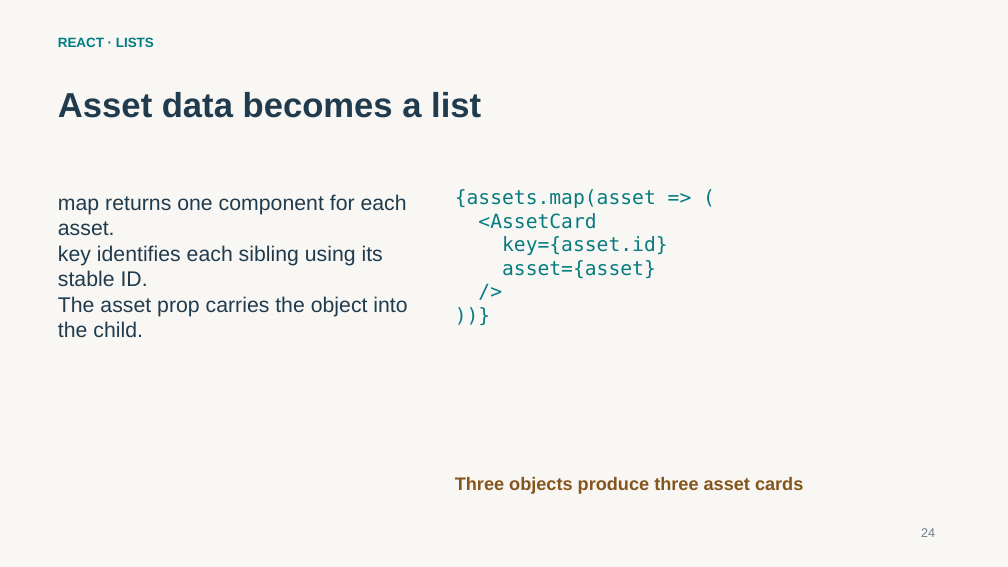
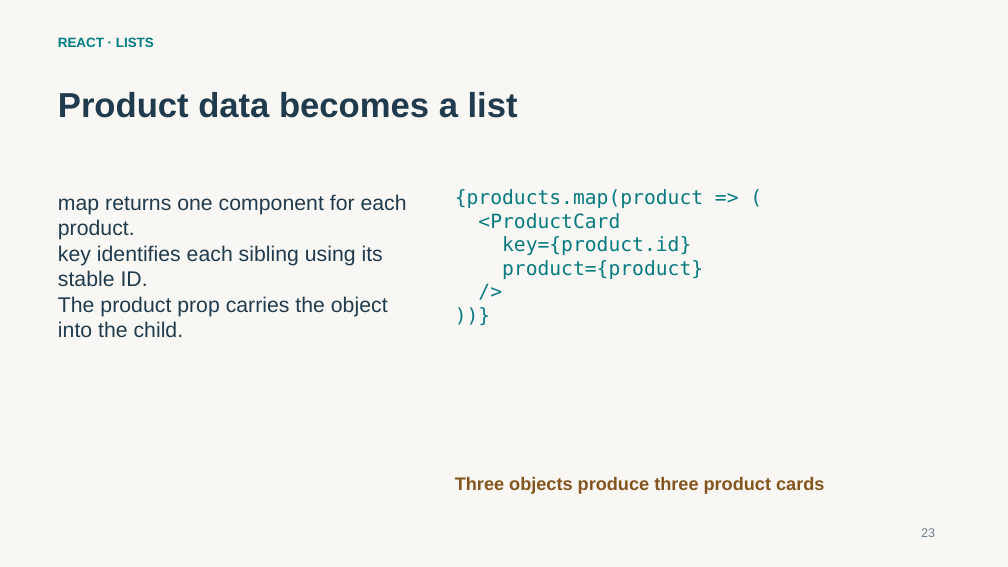
Before and after one commit to thesubhaprasad/tcs-sme-reactjs-learning, a slide deck: slide 23 of training/day-1/1_ReactJS_Day_One_Subha_Prasad.pptx. Drawn at 1008x567 pixels with LibreOffice and Linux fonts; fonts in the diff are those of the drawing. Boxes give left, top, right and bottom in pixels: in the first picture for what was removed or moved away, otherwise in the second. Text is boxed around its words. In the diff, an @@ line names an element or a change of style, - is before the commit and + after.

Commit message:
Use Product Catalog for Day 2 components and training

```diff
--- a/training/day-1/1_ReactJS_Day_One_Subha_Prasad.pptx
+++ b/training/day-1/1_ReactJS_Day_One_Subha_Prasad.pptx
@@ text at bbox=[58, 92, 518, 118]: text changed @@
-Asset data becomes a list
+Product data becomes a list
@@ text at bbox=[58, 194, 407, 240]: text changed @@
-map returns one component for each asset.
+map returns one component for each product.
@@ text at bbox=[455, 189, 703, 279]: text changed @@
-{assets.map(asset => (
-<AssetCard
-key={asset.id}
-asset={asset}
+{products.map(product => (
+<ProductCard
+key={product.id}
+product={product}
@@ text at bbox=[58, 296, 388, 337]: text changed @@
-The asset prop carries the object into the child.
+The product prop carries the object into the child.
@@ text at bbox=[455, 477, 824, 494]: text changed @@
-Three objects produce three asset cards
+Three objects produce three product cards
@@ text at bbox=[921, 528, 935, 537]: text changed @@
-24
+23
```
Also in this commit, not shown: 27 other slides changed, 23 other files.
